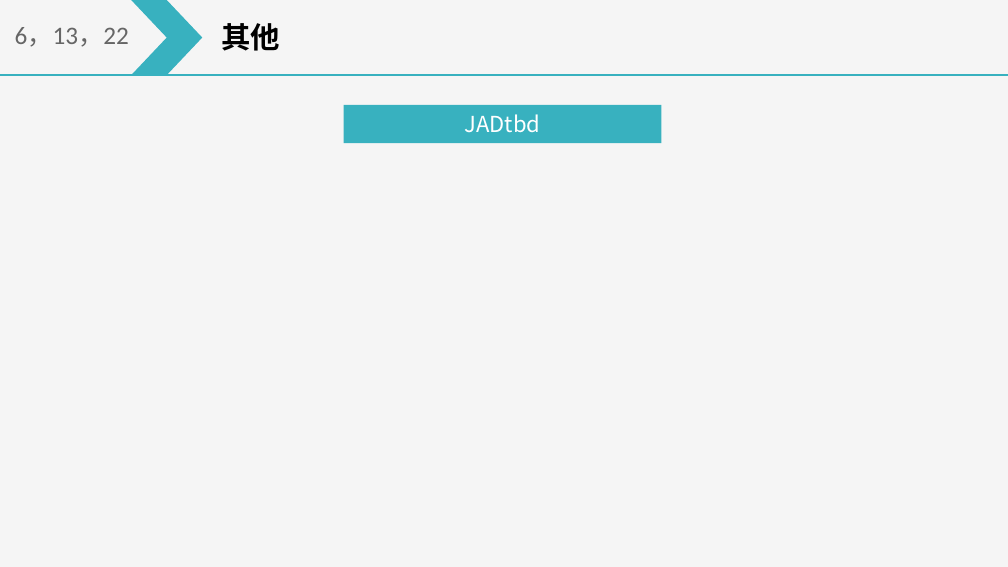
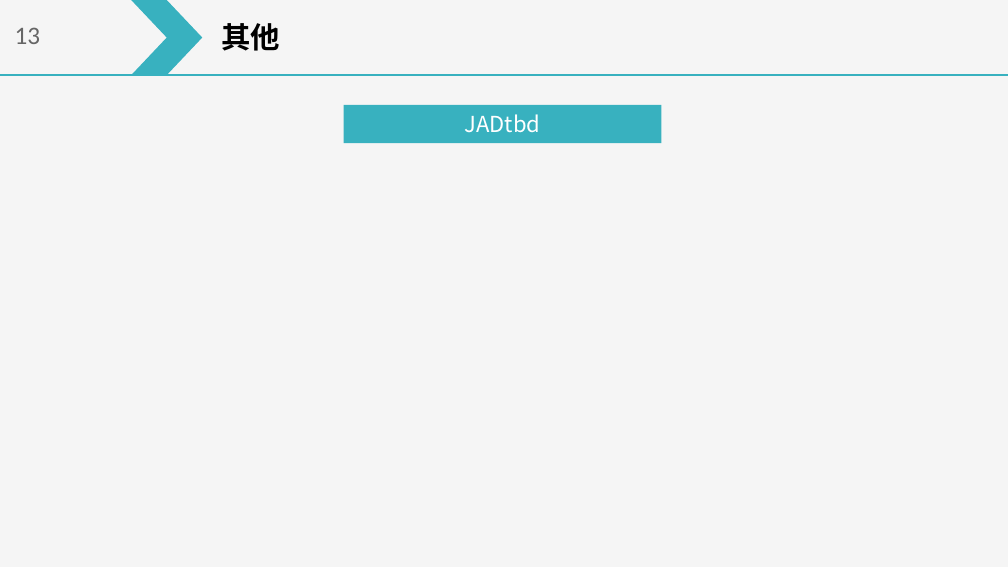
Before and after one commit to on6nx/requirement, a slide deck: slide 28 of 3.requirement/SRS软件需求说明汇报.pptx (slide 24 before the commit). Drawn at 1008x567 pixels with LibreOffice and Linux fonts; fonts in the diff are those of the drawing. Boxes give left, top, right and bottom in pixels: in the first picture for what was removed or moved away, otherwise in the second. Text is boxed around its words. In the diff, an @@ line names an element or a change of style, - is before the commit and + after.

```diff
--- a/3.requirement/SRS软件需求说明汇报.pptx
+++ b/3.requirement/SRS软件需求说明汇报.pptx
@@ text at bbox=[15, 27, 41, 44]: text changed @@
-6，13，22
+13
```
Also in this commit, not shown: 19 other slides changed, 4 slides added, 12 other files.
